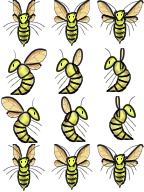
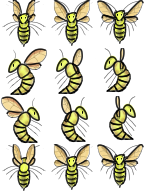
Two versions of the same layered image (144 x 192). Layer-by-layer changes:
renamed "Below the head" to "Head", painted on it over box(12, 144, 36, 171)
removed layer "Eyes" (3rd of 6, in "Up 1" › "Line") from group "Line" over box(12, 144, 36, 171)
removed layer "Back wings" (3rd of 6, in "Up 1" › "Line") from group "Line" over box(12, 144, 36, 171)
removed layer "Front wings" (3rd of 6, in "Up 1" › "Line") from group "Line" over box(12, 144, 36, 171)
added layer "Front wing" (1st of 3, in "Up 1" › "Line") in group "Line" over box(12, 144, 36, 171)
added layer "Back wing" (1st of 3, in "Up 1" › "Line") in group "Line" over box(12, 144, 36, 171)
painted on "Body" (8th of 24, in "Up 1" › "Line") over box(12, 144, 36, 171)
removed layer "Paint Layer 4 (貼り付け)" (1st of 2, in "Up 1" › "Line") from group "Line" over box(12, 144, 36, 171)
painted on "Tactile" (2nd of 10, in "Up 1" › "Line") over box(12, 144, 36, 171)
painted on "Head" (4th of 13, in "Up 1" › "Line") over box(12, 144, 36, 171)
painted on "Body" (9th of 24, in "Up 1" › "Drawing") over box(12, 144, 36, 171)
painted on "Base" (3rd of 10, in "Up 1" › "Drawing" › "Wings") over box(12, 144, 36, 171)
